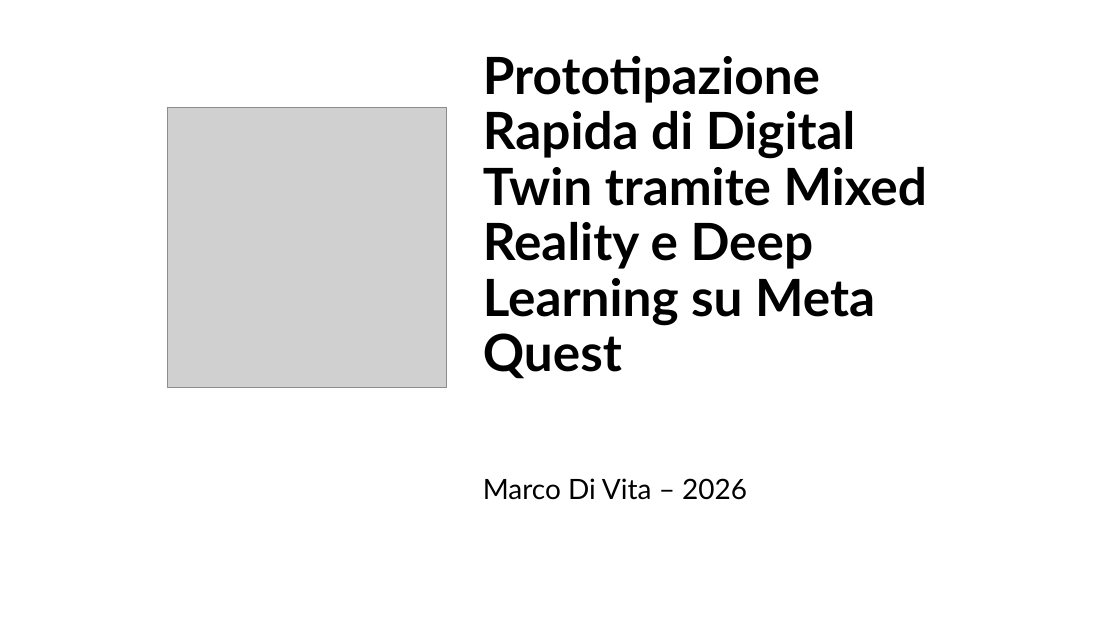
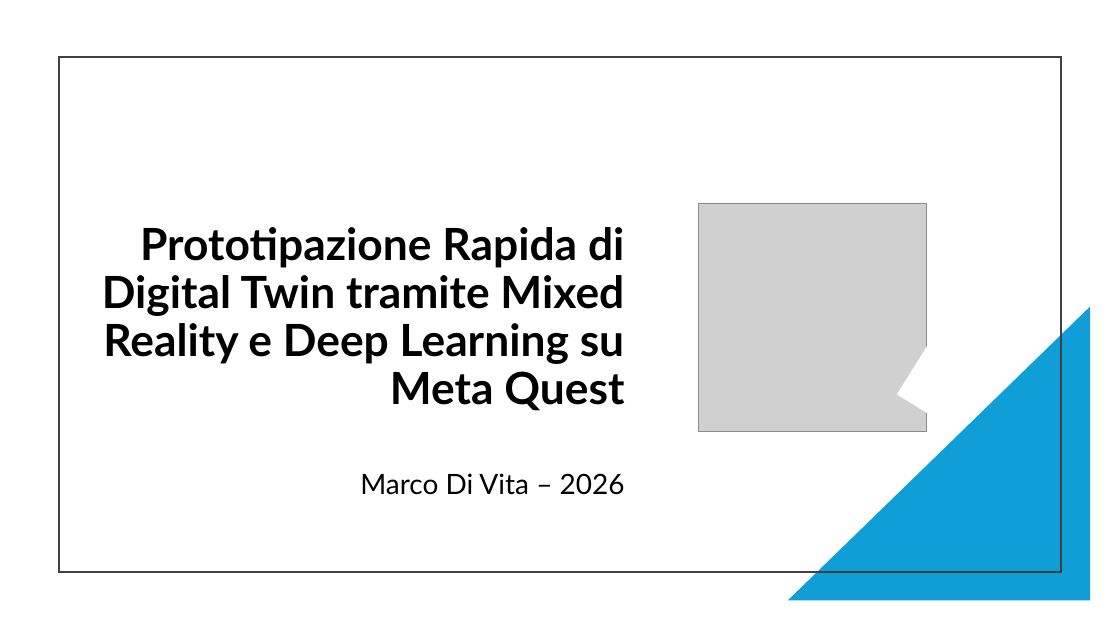
Before and after one commit to divitamarco/DigitalTwinSimulator, a slide deck: slide 1 of relazione/DigitalTwinSimulator.pptx. Drawn at 1120x630 pixels with LibreOffice and Linux fonts; fonts in the diff are those of the drawing; grey boxes stand for pictures. Boxes give left, top, right and bottom in pixels: in the first picture for what was removed or moved away, otherwise in the second. Text is boxed around its words. In the diff, an @@ line names an element or a change of style, - is before the commit and + after.

```diff
--- a/relazione/DigitalTwinSimulator.pptx
+++ b/relazione/DigitalTwinSimulator.pptx
@@ rectangle added at [59, 57, 1061, 572], outline #404040 1.5 pt @@
@@ title "Prototipazione Rapida di Digital Twin ...": place and size @@
-title "Prototipazione Rapida di Digital Twin ..." at [483, 56, 927, 379]
+title "Prototipazione Rapida di Digital Twin ..." at [102, 227, 624, 411]
@@ title "Prototipazione Rapida di Digital Twin ..." at [102, 227, 624, 411]: size 44 to 38 pt; alignment left to right @@
@@ picture: place and size @@
-picture at [167, 108, 446, 386]
+picture at [698, 203, 927, 432]
@@ right triangle added at [788, 307, 1091, 601], fill #0F9ED5 @@
@@ rectangle added at [898, 327, 969, 412], fill #FFFFFF, outline #FFFFFF 1.5 pt @@
@@ subtitle "Marco Di Vita – 2026": place and size @@
-subtitle "Marco Di Vita – 2026" at [483, 478, 747, 500]
+subtitle "Marco Di Vita – 2026" at [360, 473, 625, 495]
@@ subtitle "Marco Di Vita – 2026" at [360, 473, 625, 495]: alignment left to right @@
```
Also in this commit, not shown: 8 other slides changed, 2 slides removed.
